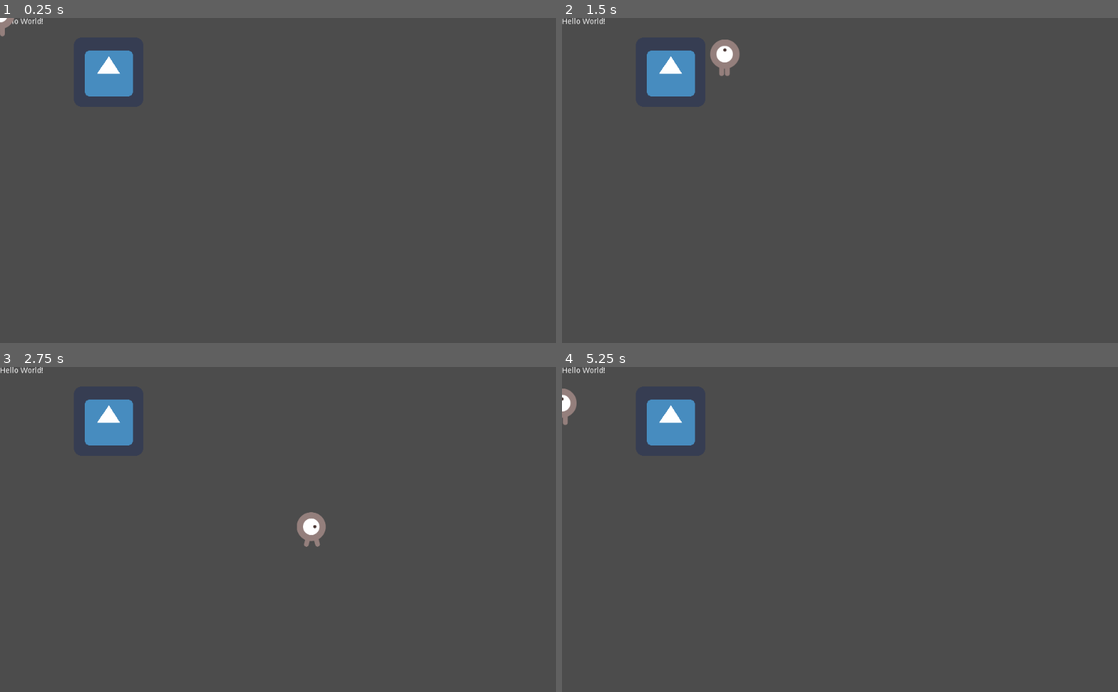
Above: before the commit, frames 1-4 (two rows, left to right).
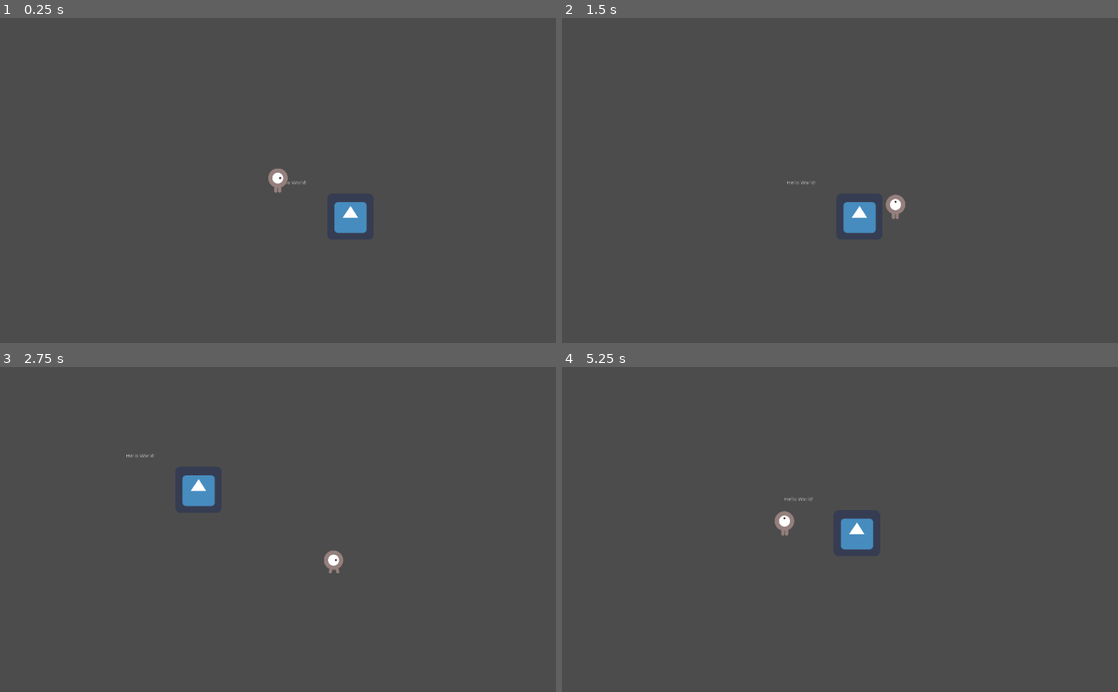
Above: after the commit, the same moments.

Repository: nontrepreneurs/Found-Sound
Game: Godot game, scene res://CharacterController/WorkspaceScene.tscn
Two runs of this game, one before a commit and one after it. Both use one fixed random seed, a clock stepped at 60 frames per second and the inputs below. The project has no main scene, so this scene is started directly. The engine's default icon, where the game draws it, is replaced by a stand-in: a white triangle on a blue panel in a dark square.
Inputs:
- Up to frame 1 (0.25 s): no input
- Up to frame 2 (1.5 s): tap Enter at 0.5 s; hold Right (ui_right) 0.53-1.28 s; hold Down (ui_down) from 1.28 s (still down)
- Up to frame 3 (2.75 s): release Down (ui_down) at 2.03 s; hold Right (ui_right) from 2.03 s (still down)
- Up to frame 4 (5.25 s): release Right (ui_right) at 2.78 s; hold Up (ui_up) 2.78-3.53 s; hold Left (ui_left) 3.53-5.03 s; hold Down (ui_down) from 5.03 s (still down)

The runs differ from the first frame. In frame 1, 2.1% of the frame differs, in the area x 0-66%, y 0-67%; in frame 2, 2.5%, in the area x 0-62%, y 0-67%; in frame 3, 2.5%; in frame 4, 2.3%.

Commit message:
Parented camera to Player

Diff:
--- a/CharacterController/Player.tscn
+++ b/CharacterController/Player.tscn
@@ -13,9 +13,9 @@
 "name": "idle",
 "speed": 5.0
 }, {
-"frames": [ ExtResource( 3 ), ExtResource( 5 ) ],
+"frames": [ ExtResource( 2 ), ExtResource( 4 ) ],
 "loop": true,
-"name": "walkingDown",
+"name": "walking",
 "speed": 5.0
 }, {
 "frames": [ ExtResource( 3 ), ExtResource( 5 ) ],
@@ -23,9 +23,9 @@
 "name": "walkingUp",
 "speed": 5.0
 }, {
-"frames": [ ExtResource( 2 ), ExtResource( 4 ) ],
+"frames": [ ExtResource( 3 ), ExtResource( 5 ) ],
 "loop": true,
-"name": "walking",
+"name": "walkingDown",
 "speed": 5.0
 } ]
 
@@ -47,3 +47,10 @@
 
 [node name="CollisionShape2D" type="CollisionShape2D" parent="."]
 shape = SubResource( 2 )
+
+[node name="Camera2D" type="Camera2D" parent="."]
+current = true
+zoom = Vector2( 1.5, 1.5 )
+drag_margin_h_enabled = true
+drag_margin_v_enabled = true
+smoothing_speed = 20.0
